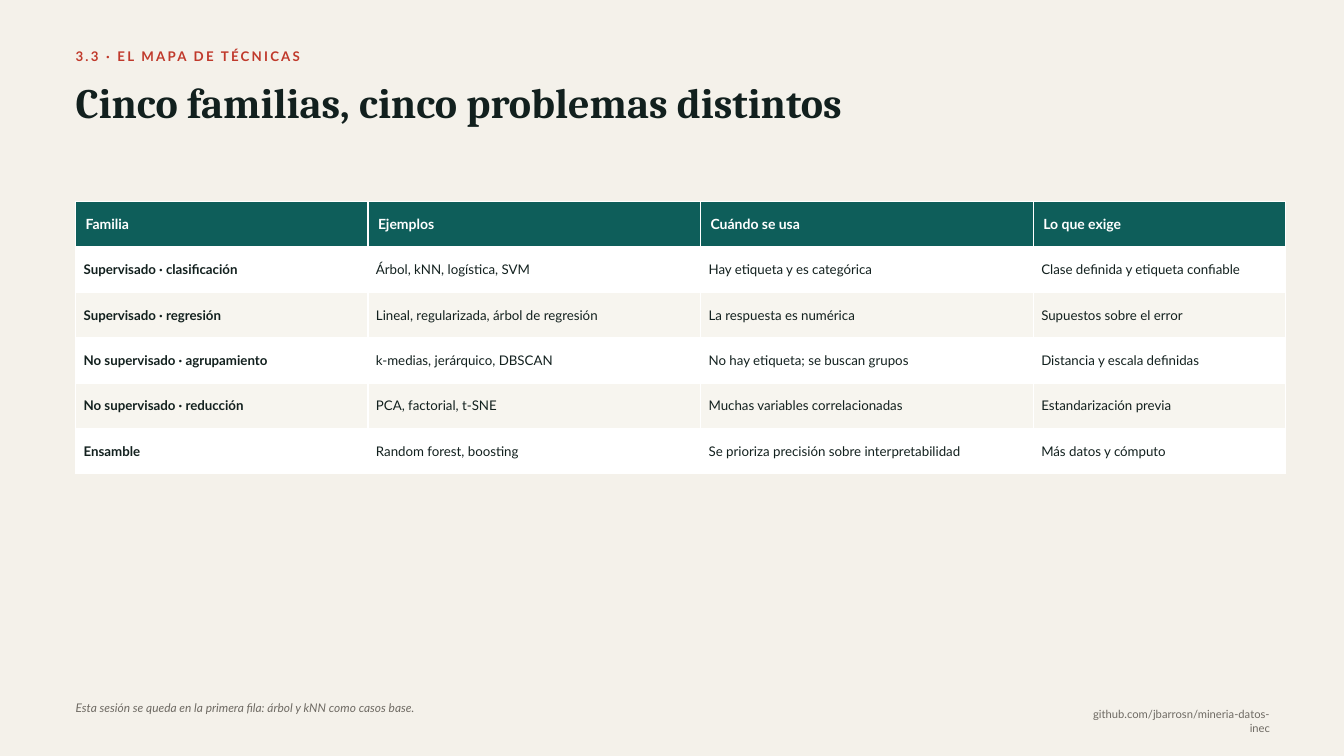
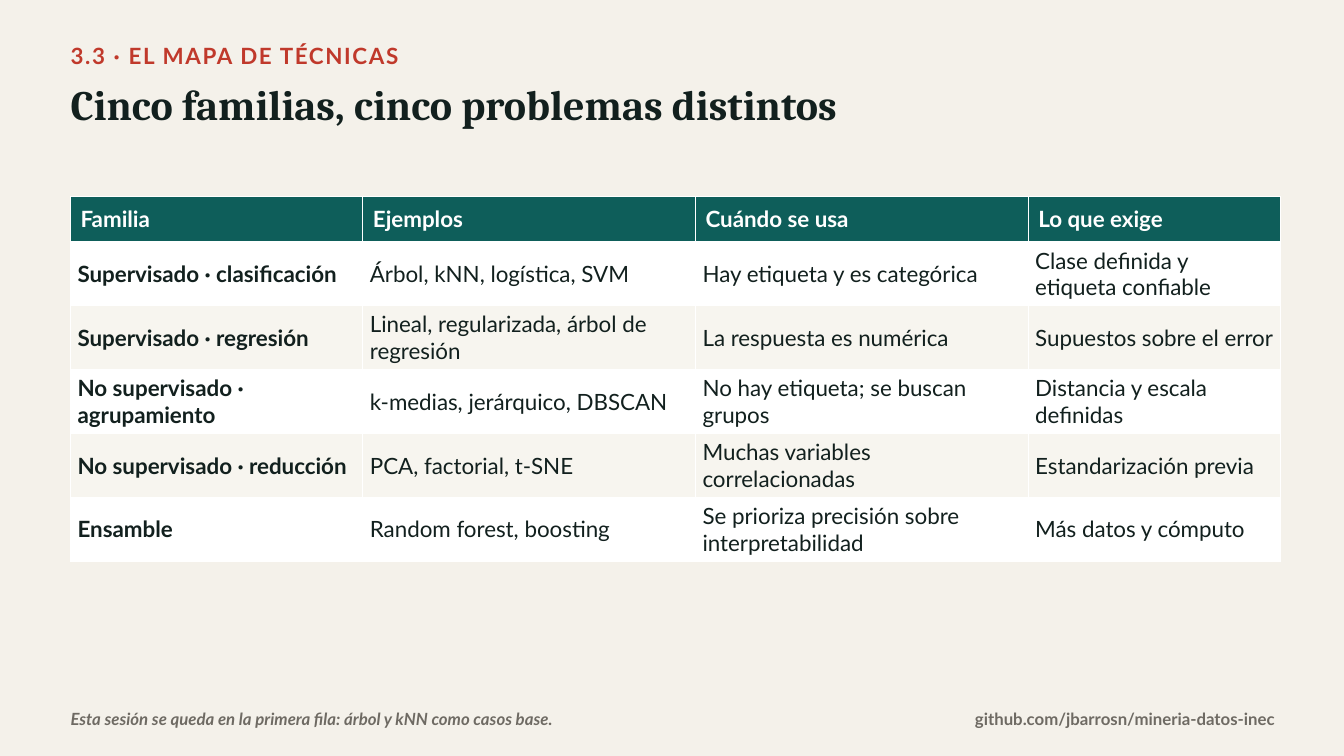
Before and after one commit to jbarrosn/mineria-datos-inec, a slide deck: slide 4 of docs/diapositivas/03_aprendizaje_automatico.pptx. Drawn at 1344x756 pixels with LibreOffice and Linux fonts; fonts in the diff are those of the drawing. Boxes give left, top, right and bottom in pixels: in the first picture for what was removed or moved away, otherwise in the second. Text is boxed around its words. In the diff, an @@ line names an element or a change of style, - is before the commit and + after.

```diff
--- a/docs/diapositivas/03_aprendizaje_automatico.pptx
+++ b/docs/diapositivas/03_aprendizaje_automatico.pptx
@@ text "3.3 · EL MAPA DE ..." at [71,45,399,64]: size 9.5 to 16 pt, letter spacing 1.6 to 1.2 pt @@
@@ text "Cinco familias, cinco problemas distintos" at [71,90,837,129]: line spacing 0.98 to 0.95 @@
@@ table at [71,197,1280,559] @@
@@ size 10 to 16 pt in "Familia", "Ejemplos", "Cuándo se usa", "Lo que exige" @@
@@ size 9.5 to 16 pt @@
@@ table: place and size @@
-table at [76,202,1286,474]
+table at [71,197,1280,559]
@@ text "Esta sesión se queda en ...": place and size @@
-text "Esta sesión se queda en ..." at [76,703,415,714]
+text "Esta sesión se queda en ..." at [71,712,553,728]
@@ text "Esta sesión se queda en ..." at [71,712,553,728]: size 8.5 to 12 pt, bold on @@
@@ text "github.com/jbarrosn/mineria-datos-inec": place and size @@
-text "github.com/jbarrosn/mineria-datos-inec" at [1093,710,1270,732]
+text "github.com/jbarrosn/mineria-datos-inec" at [975,712,1275,728]
@@ text "github.com/jbarrosn/mineria-datos-inec" at [975,712,1275,728]: size 8 to 12 pt, bold on @@
```
Also in this commit, not shown: 14 other slides changed, 5 other files.
